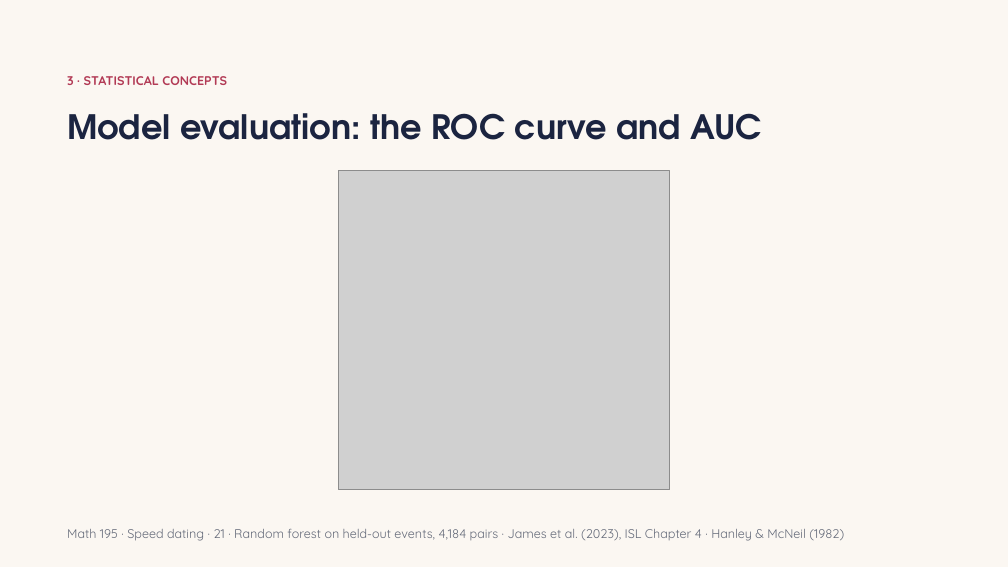
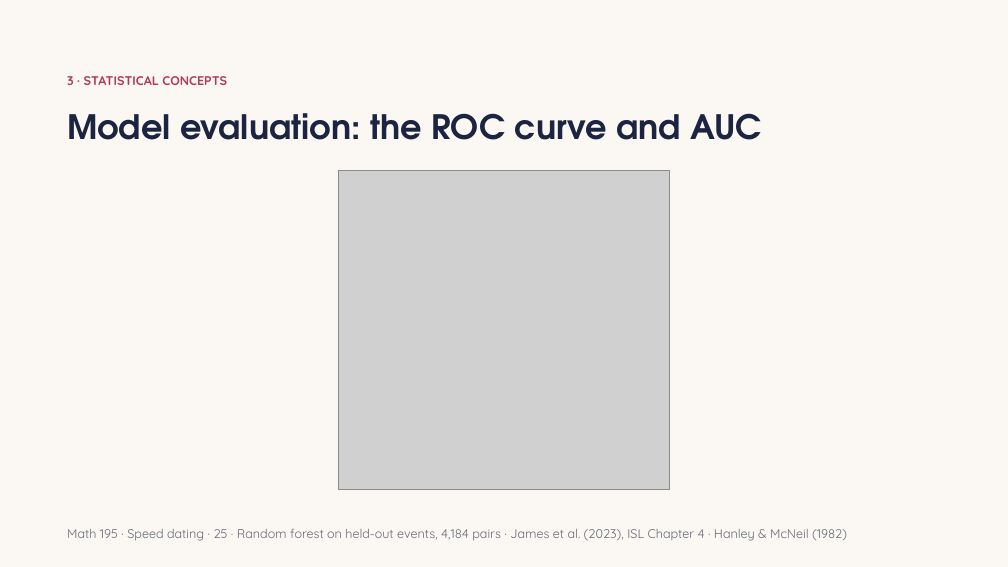
Before and after one commit to Abraham-y/math195-speed-dating, a slide deck: slide 26 of results/report_impl_slides_full.pptx (slide 21 before the commit). Drawn at 1008x567 pixels with LibreOffice and Linux fonts; fonts in the diff are those of the drawing; grey boxes stand for pictures. Boxes give left, top, right and bottom in pixels: in the first picture for what was removed or moved away, otherwise in the second. Text is boxed around its words. In the diff, an @@ line names an element or a change of style, - is before the commit and + after.

```diff
--- a/results/report_impl_slides_full.pptx
+++ b/results/report_impl_slides_full.pptx
@@ text at box(67, 529, 847, 541): text changed @@
-Math 195 · Speed dating · 21 · Random forest on held-out events, 4,184 pairs · James et al. (2023), ISL Chapter 4 · Hanley & McNeil (1982)
+Math 195 · Speed dating · 25 · Random forest on held-out events, 4,184 pairs · James et al. (2023), ISL Chapter 4 · Hanley & McNeil (1982)
```
Also in this commit, not shown: 24 other slides changed, 6 slides added, 6 other files.
